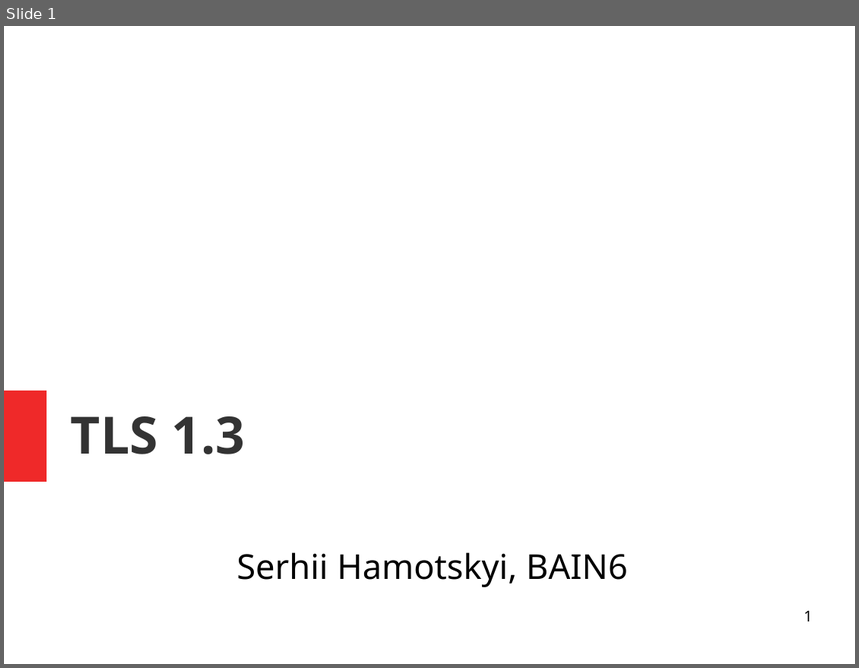
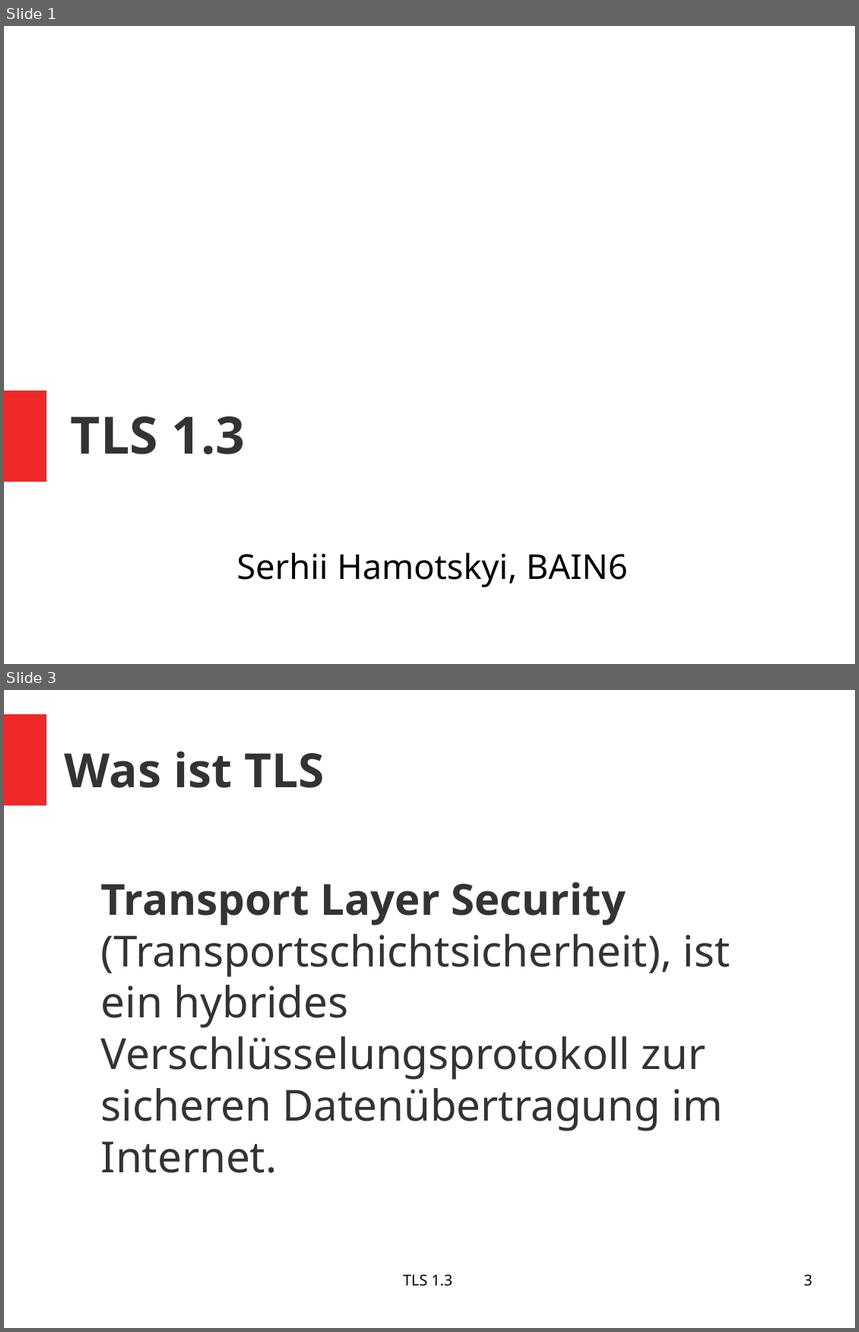
Before and after one commit to pchr8/rn-project, a slide deck: rnp/beleg/presentation.odp. Shown one above the other, each under a label of ours: slide 1 before the commit, slides 1 and 3 after it; the slides between them are not shown. The pictures are 859x668 and 859x1332 pixels, drawn with LibreOffice and Linux fonts; fonts in the diff are those of the drawing. Boxes give left, top, right and bottom in pixels: in the first picture for what was removed or moved away, otherwise in the second. Text is boxed around its words. In the diff, an @@ line names an element or a change of style, - is before the commit and + after.

```diff
--- a/rnp/beleg/presentation.odp
+++ b/rnp/beleg/presentation.odp
@@ slide 3 added at [4, 690, 855, 1328], background #FFFFFF @@
@@ rectangle added at [4, 714, 47, 805], fill #EF2929 @@
@@ title added at [65, 752, 324, 788], 44 pt, text #333333, bold @@
+Was ist TLS
@@ text added at [101, 882, 731, 1173], 40 pt, text #333333 @@
+Transport Layer Security (Transportschichtsicherheit), ist ein hybrides Verschlüsselungsprotokoll zur sicheren Datenübertragung im Internet.
@@ text added at [403, 1274, 453, 1287], 14 pt, text #000000 @@
+TLS 1.3
@@ page number added at [804, 1274, 813, 1287], 14 pt, text #000000 @@
+3
@@ slide 1 changed as well @@
@@ page number removed at [804, 611, 813, 622] @@
-1
```
Also in this commit, not shown: 7 other slides added, 1 slide removed, 2 other files.
